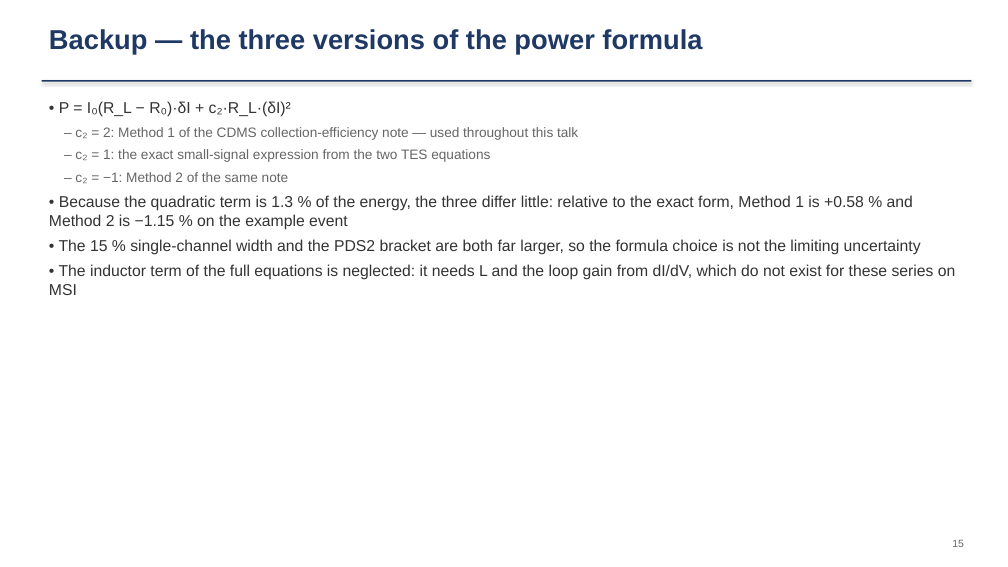
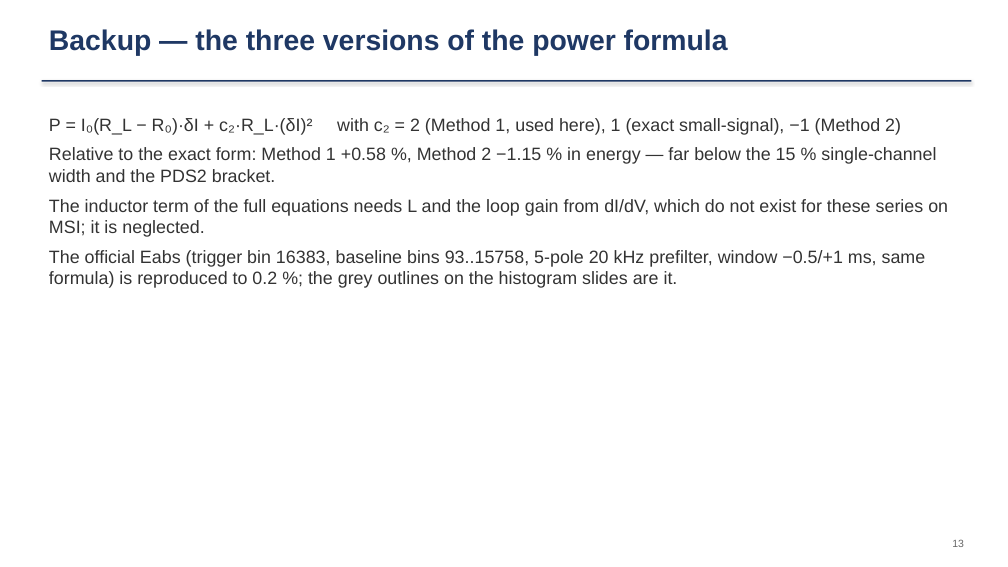
Before and after one commit to ZhihengLi0/urop, a slide deck: slide 13 of snolab/collection_efficiency/presentation/SNOLAB_R4_collection_efficiency_20260910.pptx (slide 15 before the commit). Drawn at 1008x567 pixels with LibreOffice and Linux fonts; fonts in the diff are those of the drawing. Boxes give left, top, right and bottom in pixels: in the first picture for what was removed or moved away, otherwise in the second. Text is boxed around its words. In the diff, an @@ line names an element or a change of style, - is before the commit and + after.

```diff
--- a/snolab/collection_efficiency/presentation/SNOLAB_R4_collection_efficiency_20260910.pptx
+++ b/snolab/collection_efficiency/presentation/SNOLAB_R4_collection_efficiency_20260910.pptx
@@ text "Backup — the three versions ..." at (49, 29, 728, 56): size 26 to 27 pt @@
@@ text at (49, 118, 948, 288): text changed; size 15 to 17 pt @@
-• P = I₀(R_L − R₀)·δI + c₂·R_L·(δI)²
-– c₂ = 2: Method 1 of the CDMS collection-efficiency note — used throughout this talk
-– c₂ = 1: the exact small-signal expression from the two TES equations
-– c₂ = −1: Method 2 of the same note
-• Because the quadratic term is 1.3 % of the energy, the three differ little: relative to the exact form, Method 1 is +0.58 % and Method 2 is −1.15 % on the example event
-• The 15 % single-channel width and the PDS2 bracket are both far larger, so the formula choice is not the limiting uncertainty
-• The inductor term of the full equations is neglected: it needs L and the loop gain from dI/dV, which do not exist for these series on MSI
+P = I₀(R_L − R₀)·δI + c₂·R_L·(δI)² with c₂ = 2 (Method 1, used here), 1 (exact small-signal), −1 (Method 2)
+Relative to the exact form: Method 1 +0.58 %, Method 2 −1.15 % in energy — far below the 15 % single-channel width and the PDS2 bracket.
+The inductor term of the full equations needs L and the loop gain from dI/dV, which do not exist for these series on MSI; it is neglected.
+The official Eabs (trigger bin 16383, baseline bins 93..15758, 5-pole 20 kHz prefilter, window −0.5/+1 ms, same formula) is reproduced to 0.2 %; the grey outlines on the histogram slides are it.
```
Also in this commit, not shown: 14 other slides changed, 2 slides added, 7 slides removed, 5 other files.
